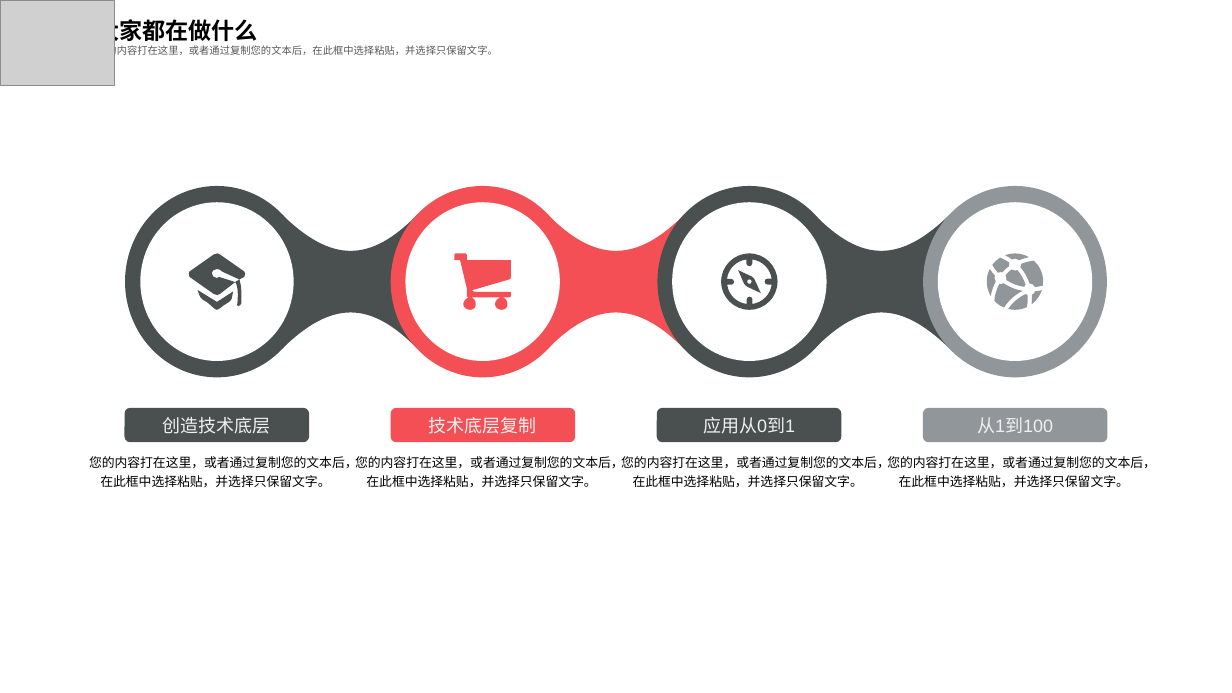
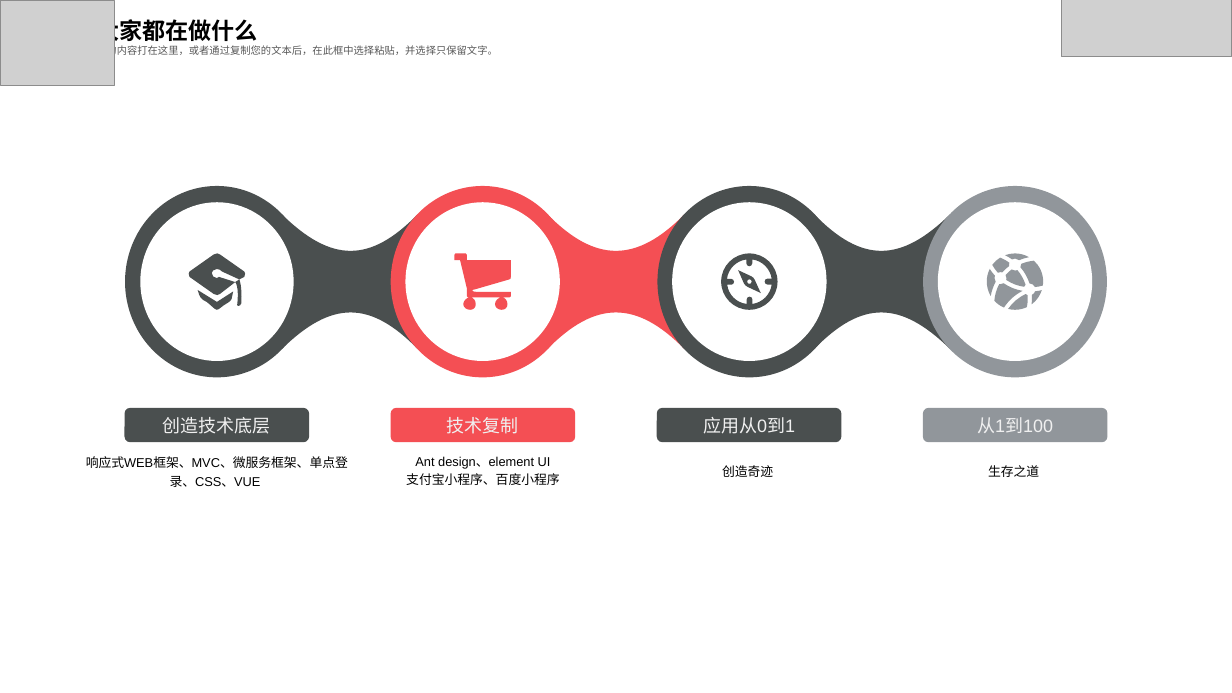
Before and after one commit to feiweihy/SpringCloud, a slide deck: slide 7 of documents/1-技术交流/中交金卡技术交流20190505.pptx. Drawn at 1232x693 pixels with LibreOffice and Linux fonts; fonts in the diff are those of the drawing; grey boxes stand for pictures. Boxes give left, top, right and bottom in pixels: in the first picture for what was removed or moved away, otherwise in the second. Text is boxed around its words. In the diff, an @@ line names an element or a change of style, - is before the commit and + after.

```diff
--- a/documents/1-技术交流/中交金卡技术交流20190505.pptx
+++ b/documents/1-技术交流/中交金卡技术交流20190505.pptx
@@ picture added at (1062, 0, 1232, 56) @@
@@ text in rounded rectangle at (447, 417, 519, 434): text changed @@
-技术底层复制
+技术复制
@@ text at (86, 456, 348, 487): text changed @@
-您的内容打在这里，或者通过复制您的文本后，在此框中选择粘贴，并选择只保留文字。
+响应式WEB框架、MVC、微服务框架、单点登录、CSS、VUE
@@ text at (406, 456, 560, 485): text changed @@
-您的内容打在这里，或者通过复制您的文本后，在此框中选择粘贴，并选择只保留文字。
+Ant design、element UI
+支付宝小程序、百度小程序
@@ text at (722, 465, 773, 477): text changed @@
-您的内容打在这里，或者通过复制您的文本后，在此框中选择粘贴，并选择只保留文字。
+创造奇迹
@@ text at (988, 465, 1039, 477): text changed @@
-您的内容打在这里，或者通过复制您的文本后，在此框中选择粘贴，并选择只保留文字。
+生存之道
```
Also in this commit, not shown: 23 other slides changed, 4 slides added, 4 slides removed.
